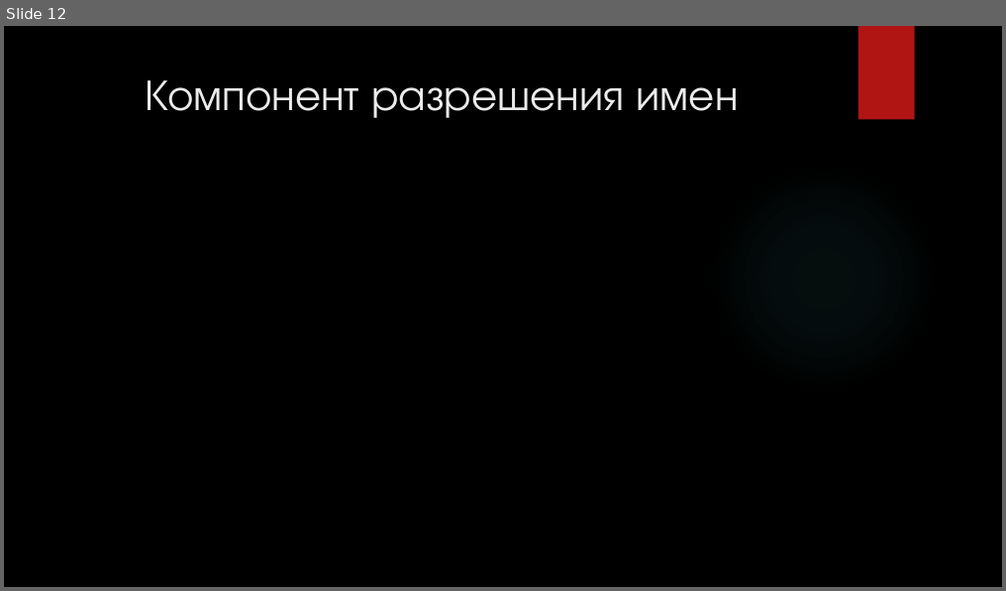
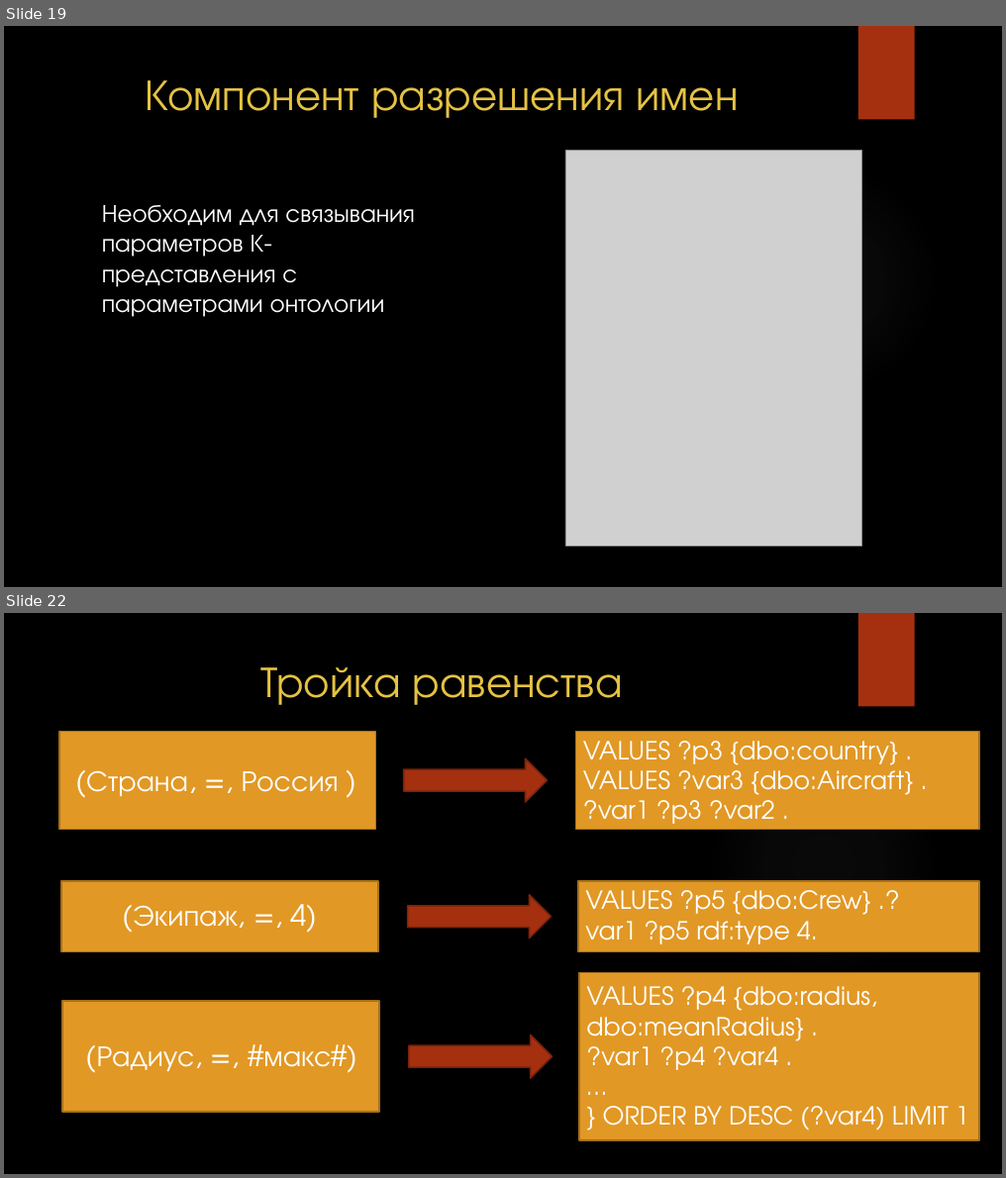
Before and after one commit to docNemo/diplom, a slide deck: Презентация/Принципы проектирования СОЕЯ интерфейсов.pptx. Shown one above the other, each under a label of ours: slide 12 before the commit, slides 19 and 22 after it; the slides between them are not shown. The pictures are 1006x591 and 1006x1178 pixels, drawn with LibreOffice and Linux fonts; fonts in the diff are those of the drawing; grey boxes stand for pictures; background and template pictures are left out. Boxes give left, top, right and bottom in pixels: in the first picture for what was removed or moved away, otherwise in the second. Text is boxed around its words. In the diff, an @@ line names an element or a change of style, - is before the commit and + after.

```diff
--- a/Презентация/Принципы проектирования СОЕЯ интерфейсов.pptx
+++ b/Презентация/Принципы проектирования СОЕЯ интерфейсов.pptx
@@ slide 22 added at <box>4,613,1002,1174</box>, background picture (left out); not listed: 2 template elements that a slide beside it also shows @@
@@ title added at <box>260,667,623,705</box>, 42 pt, text #E5C243 @@
+Тройка равенства
@@ rectangle added at <box>59,731,376,830</box>, fill #E19825, outline #A6701B 1.5 pt @@
@@ rectangle added at <box>576,731,979,830</box>, fill #E19825, outline #A6701B 1.5 pt @@
@@ right arrow added at <box>404,759,547,802</box>, fill #A5300F, outline #7A240B 1.5 pt @@
@@ text added at <box>583,741,914,831</box>, 24 pt, text #FFFFFF @@
+VALUES ?p3 {dbo:country} .
+VALUES ?var3 {dbo:Aircraft} .
+?var1 ?p3 ?var2 .
@@ text added at <box>86,770,339,796</box>, 28 pt, text #FFFFFF @@
+(Страна, =, Россия )
@@ rectangle added at <box>61,881,378,953</box>, fill #E19825, outline #A6701B 1.5 pt @@
@@ text added at <box>133,904,318,933</box>, 28 pt, text #FFFFFF @@
+(Экипаж, =, 4)
@@ right arrow added at <box>408,895,550,939</box>, fill #A5300F, outline #7A240B 1.5 pt @@
@@ rectangle added at <box>578,881,979,953</box>, fill #E19825, outline #A6701B 1.5 pt @@
@@ text added at <box>585,890,871,945</box>, 24 pt, text #FFFFFF @@
+VALUES ?p5 {dbo:Crew} .?var1 ?p5 rdf:type 4.
@@ rectangle added at <box>580,973,979,1142</box>, fill #E19825, outline #A6701B 1.5 pt @@
@@ text added at <box>586,986,969,1131</box>, 24 pt, text #FFFFFF @@
+VALUES ?p4 {dbo:radius, dbo:meanRadius} .
+?var1 ?p4 ?var4 .
+…
+} ORDER BY DESC (?var4) LIMIT 1
@@ rectangle added at <box>62,1001,379,1112</box>, fill #E19825, outline #A6701B 1.5 pt @@
@@ text added at <box>97,1045,357,1073</box>, 28 pt, text #FFFFFF @@
+(Радиус, =, #макс#)
@@ right arrow added at <box>409,1035,552,1078</box>, fill #A5300F, outline #7A240B 1.5 pt @@
@@ what was slide 12 is now slide 19 @@
@@ slide 19 changed as well @@
@@ rectangle at <box>858,26,915,120</box>: fill #B01513 to #A5300F @@
@@ title "Компонент разрешения имен" at <box>146,80,739,118</box>: text colour #EBEBEB to #E5C243 @@
@@ picture added at <box>565,151,862,547</box> @@
@@ ellipse at <box>709,163,939,393</box>: fill gradient #50B9C1 to gradient #848484 @@
@@ text added at <box>102,205,414,317</box>, 24 pt, text #FFFFFF @@
+Необходим для связывания параметров К-представления с параметрами онтологии
```
Also in this commit, not shown: 21 other slides changed, 5 other slides added, 5 slides removed, 15 other files.
